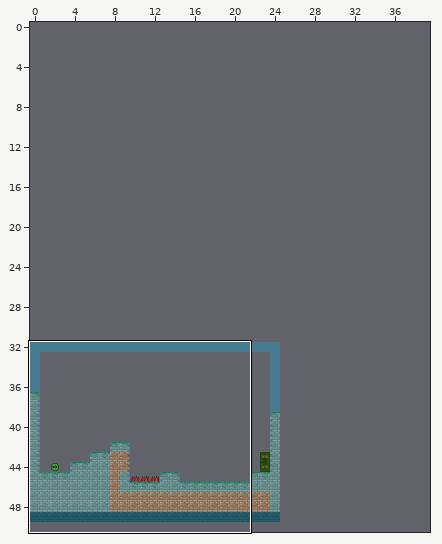
Tiled map (JSON) -- BGJ03/levels/test.json. Above: a wide view before the commit, with the close-up outlined.
Close-up. Earlier state:
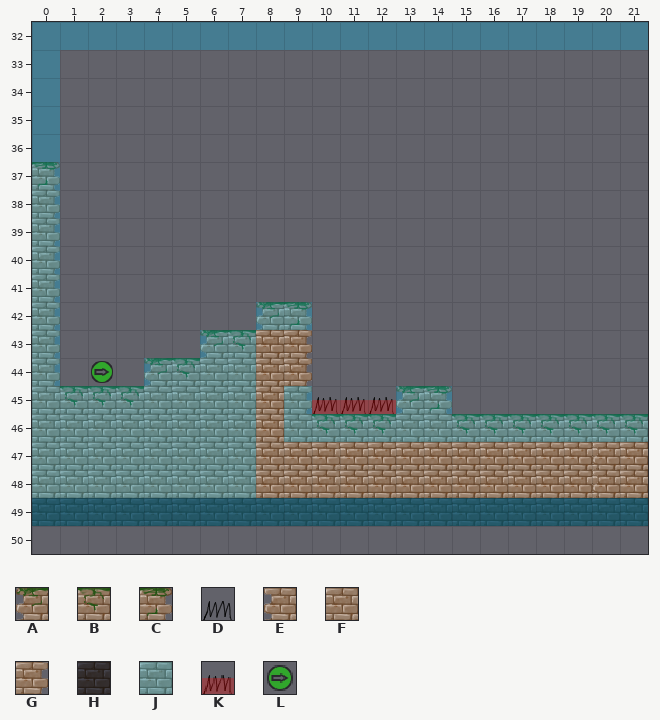
Cells are 32x32 px. Shown: x 0..21, y 32..50. The commit also changed other parts of the map, which this record leaves out. The old version is drawn lined up with the new one.
Key: from "Tileset": A 0, B 1, C 2, D 3, E 12, F 13, G 14, H 121; from "collision": J 0, K 6, L 10.
_ is an empty cell.
Layers that did not change in this view are not listed.
Layer "1" before, first column x 5:
44 _________________
45 _________________
46 _________________
47 _____FFFFFFFFFFF_
48 _____FFFFFFFFFFF_
49 _________________
50 _________________
Layer "-1" before, first column x 0:
34 ______________________
35 ______________________
36 ______________________
37 C_____________________
38 G_____________________
39 G_____________________
40 G_____________________
41 G_____________________
42 G_______AC____________
43 G_____ABFG____________
44 G___ABFFFG____________
45 FBBBFFFFFGDDDAC_______
46 FFFFFFFFFFBBBFFBBBBBBB
47 FFFFFFFFFFG_________EF
48 FFFFFFFFFFG_________EF
49 HHHHHHHHHHHHHHHHHHHHHH
50 ______________________
Layer "collision" before, first column x 0:
32 JJJJJJJJJJJJJJJJJJJJJJ
33 J_____________________
34 J_____________________
35 J_____________________
36 J_____________________
37 J_____________________
38 J_____________________
39 J_____________________
40 J_____________________
41 J_____________________
42 J_______JJ____________
43 J_____JJ______________
44 J_L_JJJJ______________
45 JJJJJJJJ_JKKKJJ_______
46 JJJJJJJJ_JJJJJJJJJJJJJ
47 JJJJJJJJ______________
48 JJJJJJJJ______________
49 JJJJJJJJJJJJJJJJJJJJJJ
50 ______________________
New version:
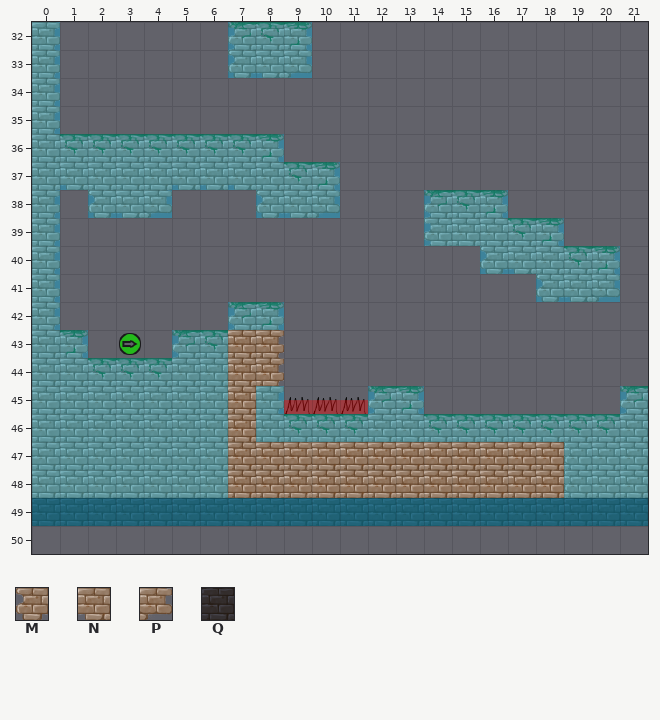
Further tiles: from "Tileset": M 24, N 25, P 26, Q 109.
Tiles of an added or newly shown layer are drawn over the layers below it.
See-through tiles are keyed as they look on the map.
What changed:
Changed rows in their new state; . is an unchanged cell.
map size 25x18 -> 40x50 cells (old content now starts at 0,32; both pictures use the new coordinates)
layer "collision" opacity 59% -> 75%
Layer "1" (removed):
first column x 10:
47 _........__
48 _........__
Layer "-1" (removed):
first column x 0:
37 _
first column x 0:
42 ........__............
43 _.....____............
44 _...__.___............
45 .___...___..___.......
46 .......___.._._......_
47 ......._.__.........__
48 ......._.__.........__
49 ______________________
Layer "100" (added):
first column x 9:
47 FF........F
48 FF........F
Layer "0" (added):
first column x 0:
32 G......ABC............
33 G......MNP............
34 G.....................
35 G.....................
36 FBBBBBBBC.............
37 FNFFFNNNFBC...........
38 ..MNP...MNP...ABC.....
39 ..............EFFBC...
40 ................MNFBC.
41 ..................MNP.
42 .......AC.............
43 FC...ABFG.............
44 FFBBBF.FG.............
45 .FFF...FGD..AC.......A
46 .......FFB..F.B......F
47 .......F.G.........EFF
48 .......F.G.........EFF
49 QQQQQQQQQQQQQQQQQQQQQQ
Layer "collision":
first column x 1:
32 ______...____________
33 ......JJJ............
36 JJJJJJJJ.............
37 JJJJJJJJJJ...........
38 .JJJ...JJJ...JJJ.....
39 .............JJJJJ...
40 ...............JJJJJ.
41 .................JJJ.
42 ......J._............
43 J.L.J._..............
44 JJJ..._..............
45 ......_JK..J._......J
46 ......_J.............
47 ......_...........JJJ
48 ......_...........JJJ
